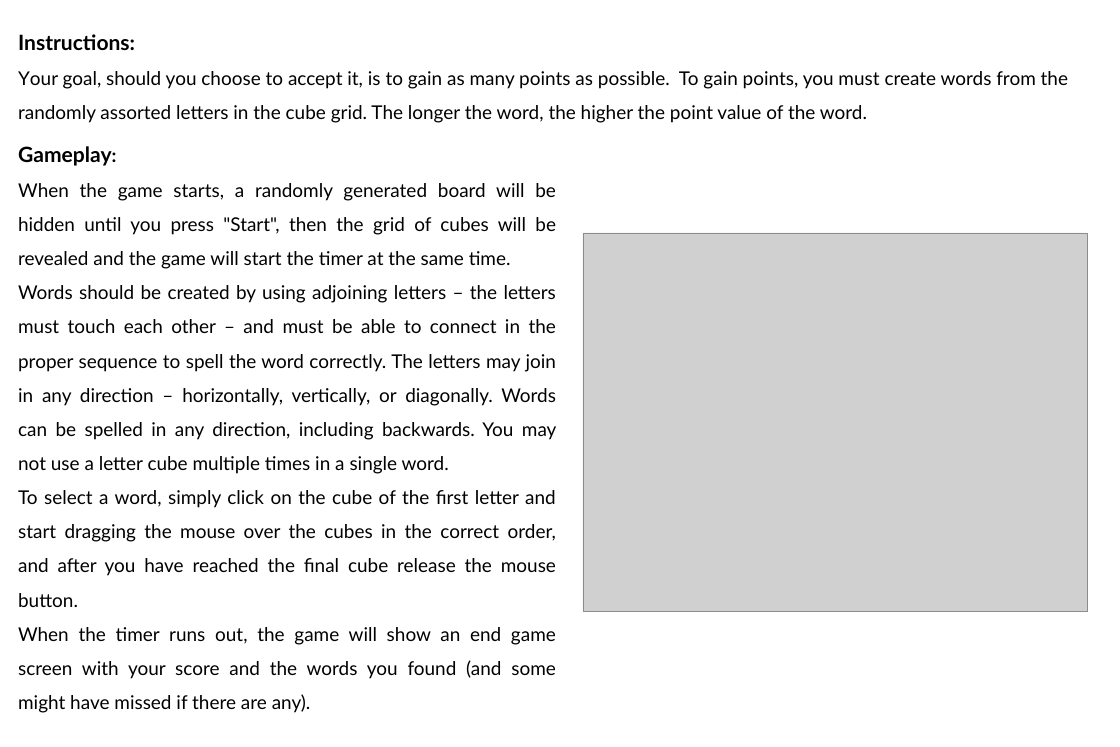
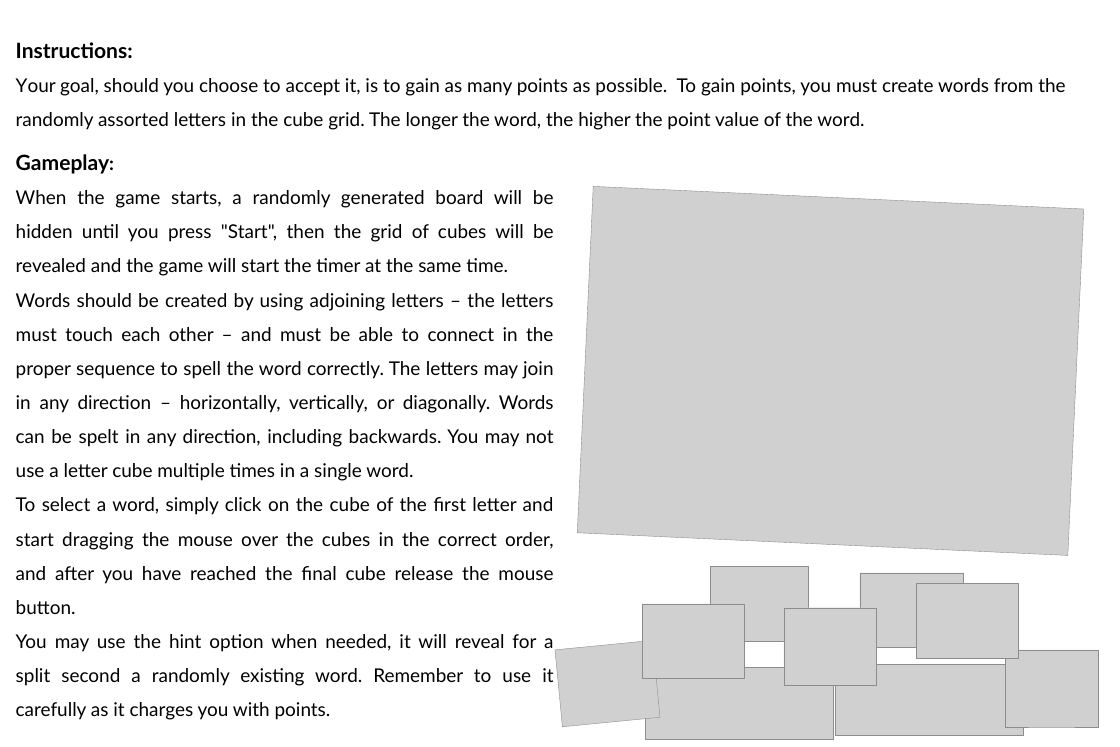
Before and after one commit to OrrMatzkin/IntroCS-Ex12-Boggle, a slide deck: slide 1 of instructions.pptx. Drawn at 1120x747 pixels with LibreOffice and Linux fonts; fonts in the diff are those of the drawing; grey boxes stand for pictures. Boxes give left, top, right and bottom in pixels: in the first picture for what was removed or moved away, otherwise in the second. Text is boxed around its words. In the diff, an @@ line names an element or a change of style, - is before the commit and + after.

Commit message:
added new instructions png

```diff
--- a/instructions.pptx
+++ b/instructions.pptx
@@ text "Instructions:": place and size @@
-text "Instructions:" at (18,34,1068,123)
+text "Instructions:" at (16,42,1065,130)
@@ text "Gameplay:": place and size @@
-text "Gameplay:" at (18,146,557,713)
+text "Gameplay:" at (16,154,554,720)
@@ picture at (577,187,1084,555): rotation 0 to 2 degrees @@
@@ text at (16,293,554,481): text changed @@
-Words should be created by using adjoining letters – the letters must touch each other – and must be able to connect in the proper sequence to spell the word correctly. The letters may join in any direction – horizontally, vertically, or diagonally. Words can be spelled in any direction, including backwards. You may not use a letter cube multiple times in a single word.
+Words should be created by using adjoining letters – the letters must touch each other – and must be able to connect in the proper sequence to spell the word correctly. The letters may join in any direction – horizontally, vertically, or diagonally. Words can be spelt in any direction, including backwards. You may not use a letter cube multiple times in a single word.
@@ picture added at (711,566,808,641) @@
@@ picture added at (860,573,963,647) @@
@@ picture added at (916,583,1018,658) @@
@@ picture added at (642,603,744,678) @@
@@ picture added at (784,608,877,685) @@
@@ text at (16,634,553,720): text changed @@
-When the timer runs out, the game will show an end game screen with your score and the words you found (and some might have missed if there are any).
+You may use the hint option when needed, it will reveal for a split second a randomly existing word. Remember to use it carefully as it charges you with points.
@@ picture added at (555,640,660,727) @@
@@ picture added at (1005,650,1098,727) @@
@@ picture added at (645,667,833,738) @@
@@ picture added at (836,664,1023,735) @@
```
Also in this commit, not shown: 6 other files.
